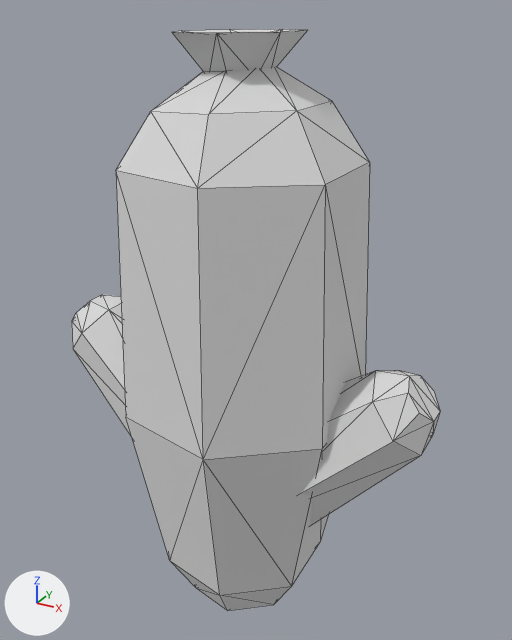
Before and after pictures for a commit that changed the glTF model public/models/cactus-medium.glb.
Before and after are seen from a 50 mm camera at (0.889, -1.508, 1.646) aimed at (-0.029, 0.161, 0.812). The lights are fixed; the arrows at lower left show +X, +Y and +Z. Mesh edges are drawn as thin lines. Where no turn or scale is listed for an object, it has been applied to the vertices.

In view in the first picture: 'cactus-medium'.
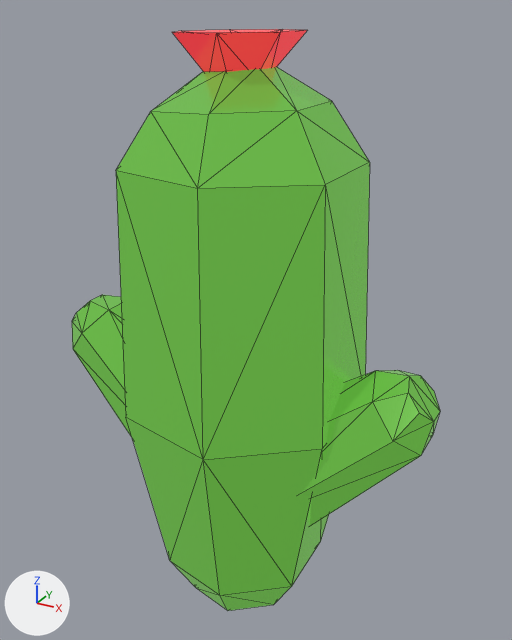
Where the change shows, as pixel boxes [x1, y1, x2, y2] in the pictures (512 x 640 px):
'cactus-medium', recoloured (grey to green)
    both: [72, 29, 440, 611]

Edits to the bpy script that builds the scene:
```text
Add img_base:
    img_base = load_image('base', '_unpacked/base', 1024, 1024, 'sRGB')
Add mat_lowpoly_colors_001:
    mat_lowpoly_colors_001 = bpy.data.materials.new('LOWPOLY-COLORS.001')
    # uses the picture img_base
Change me_cactus_medium:
    where me_cactus_medium.from_pydata(...)  # 105 vertices, 179 faces; spans x -0.67..0.54, y -0.24..0.46, z -0.11..1.6
    remove me_cactus_medium.materials.append(mat_lowpoly_colors)  # white #e7e7e7
    add me_cactus_medium.materials.append(mat_lowpoly_colors_001)
```
